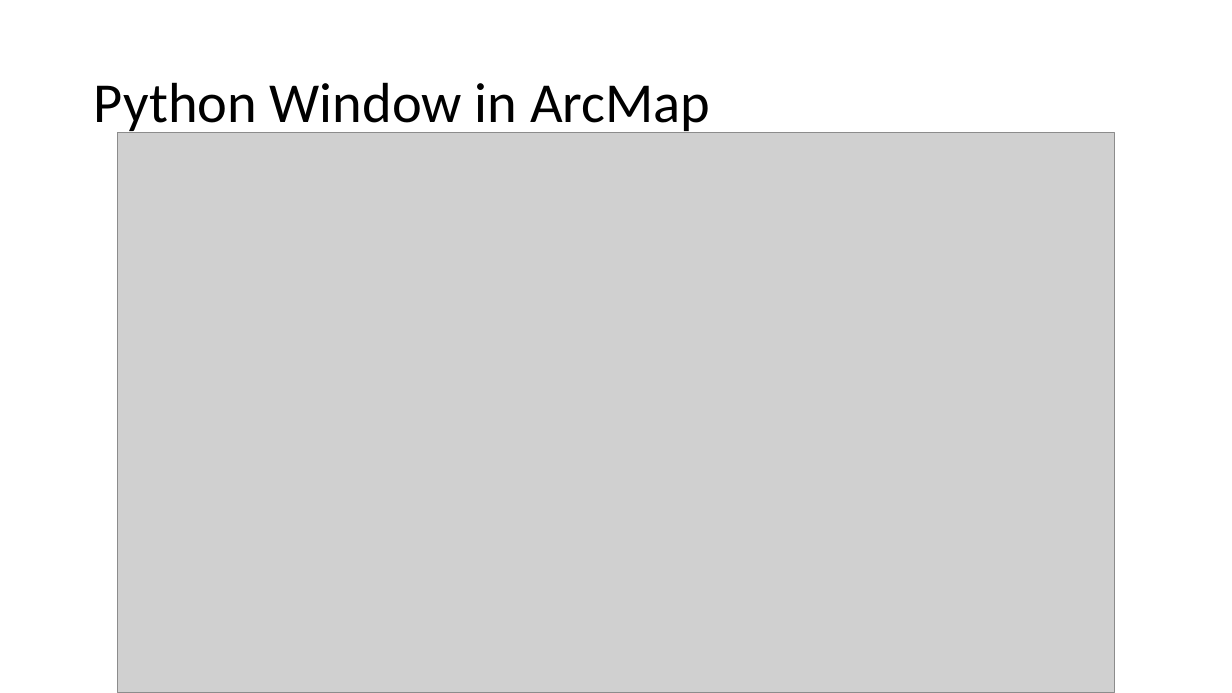
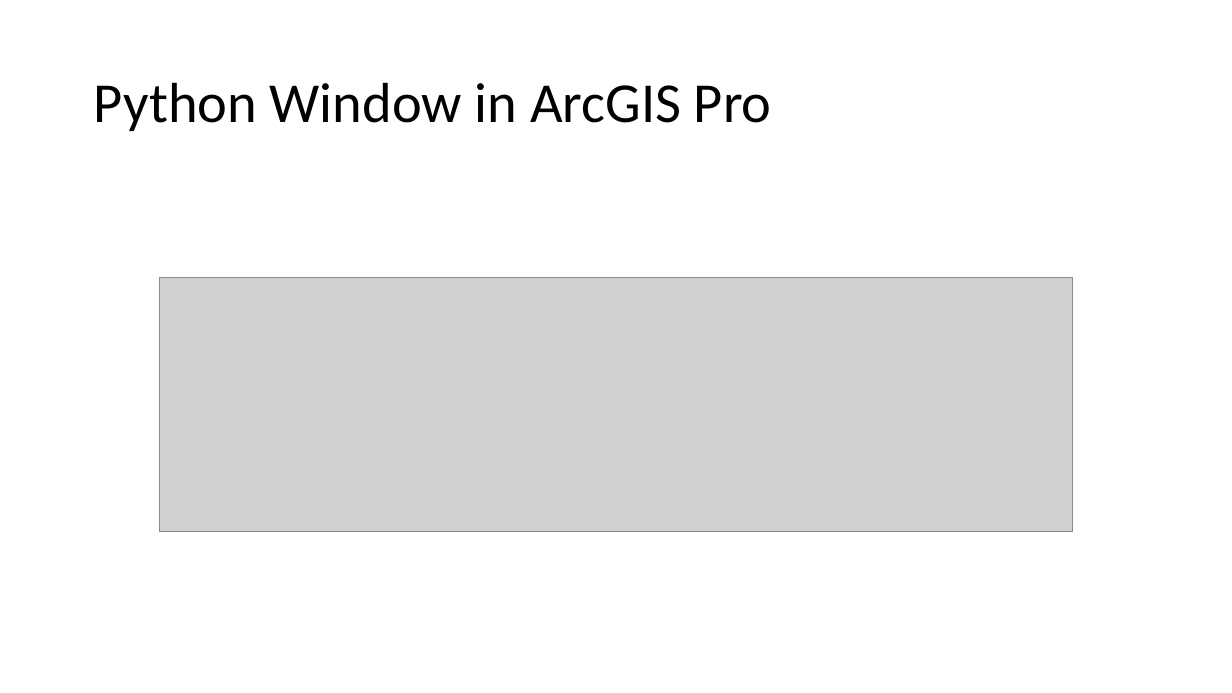
Before and after one commit to gbrunner/intro-prog-for-gis-rs, a slide deck: slide 13 of Week 2/Lecture_1_Geoprocessing_and_Python_Window.pptx. Drawn at 1232x693 pixels with LibreOffice and Linux fonts; fonts in the diff are those of the drawing; grey boxes stand for pictures. Boxes give left, top, right and bottom in pixels: in the first picture for what was removed or moved away, otherwise in the second. Text is boxed around its words. In the diff, an @@ line names an element or a change of style, - is before the commit and + after.

```diff
--- a/Week 2/Lecture_1_Geoprocessing_and_Python_Window.pptx
+++ b/Week 2/Lecture_1_Geoprocessing_and_Python_Window.pptx
@@ title at [94,82,772,131]: text changed @@
-Python Window in ArcMap
+Python Window in ArcGIS Pro
@@ picture removed at [117,132,1115,693] @@
@@ picture added at [159,277,1073,531] @@
```
Also in this commit, not shown: 12 other slides changed, 1 slide removed, 2 other files.
